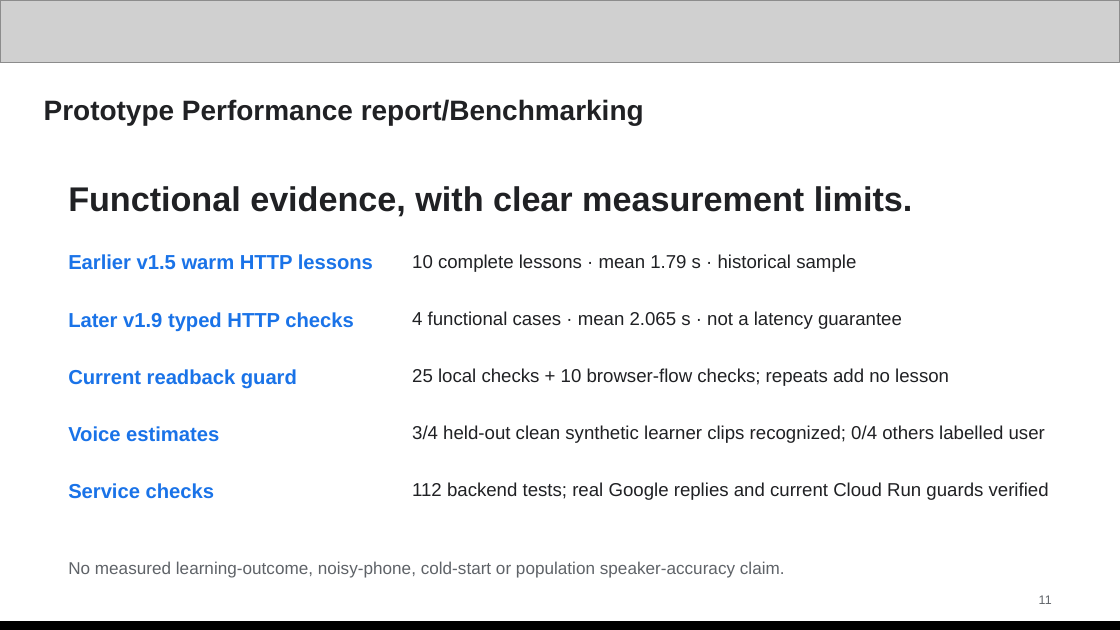
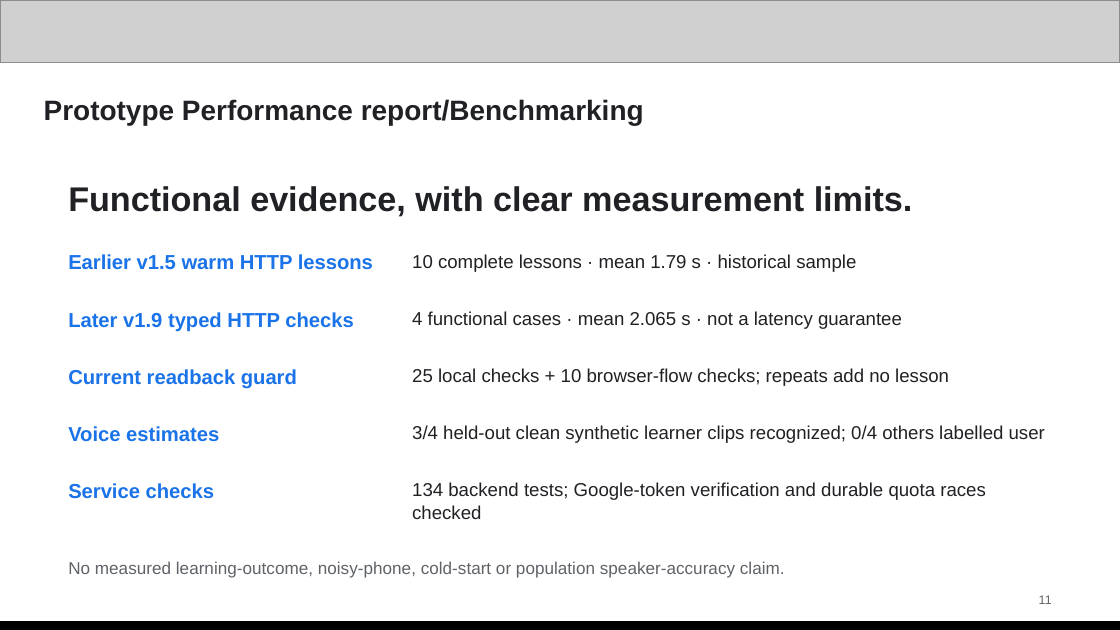
Before and after one commit to U4AR/LingoLive, a slide deck: slide 11 of docs/submission/LingoLive-Pitch-Deck.pptx. Drawn at 1120x630 pixels with LibreOffice and Linux fonts; fonts in the diff are those of the drawing; grey boxes stand for pictures. Boxes give left, top, right and bottom in pixels: in the first picture for what was removed or moved away, otherwise in the second. Text is boxed around its words. In the diff, an @@ line names an element or a change of style, - is before the commit and + after.

```diff
--- a/docs/submission/LingoLive-Pitch-Deck.pptx
+++ b/docs/submission/LingoLive-Pitch-Deck.pptx
@@ text at (x1=412, y1=482, x2=986, y2=519): text changed @@
-112 backend tests; real Google replies and current Cloud Run guards verified
+134 backend tests; Google-token verification and durable quota races checked
```
Also in this commit, not shown: 6 other slides changed, 36 other files.
